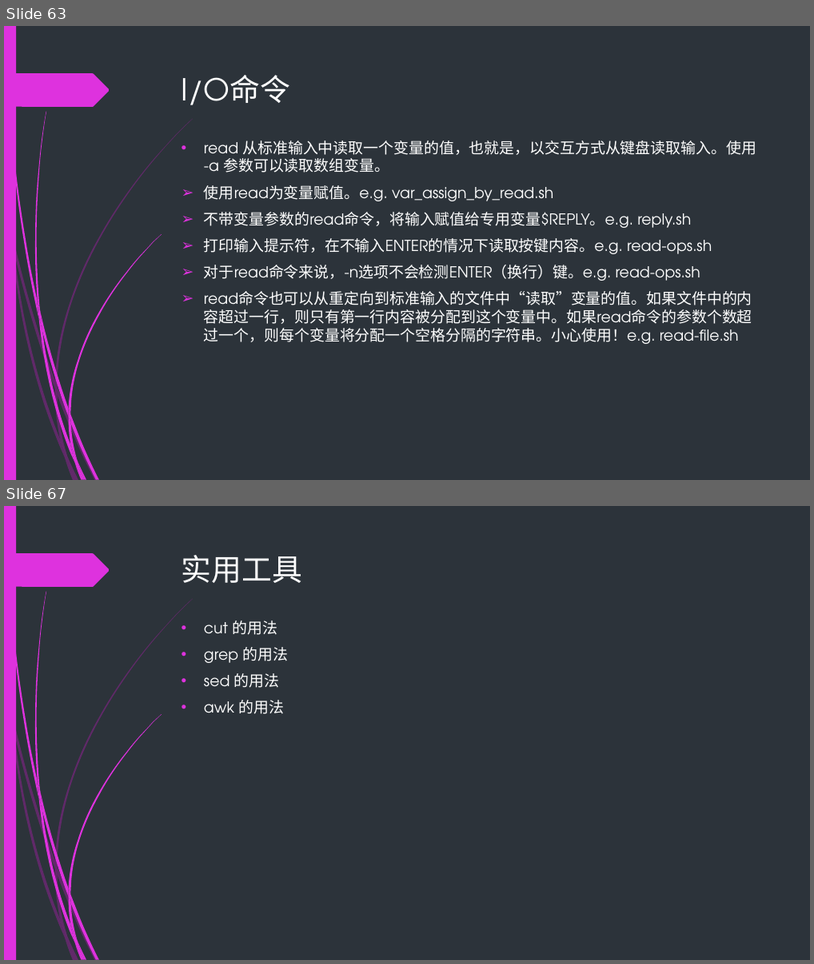
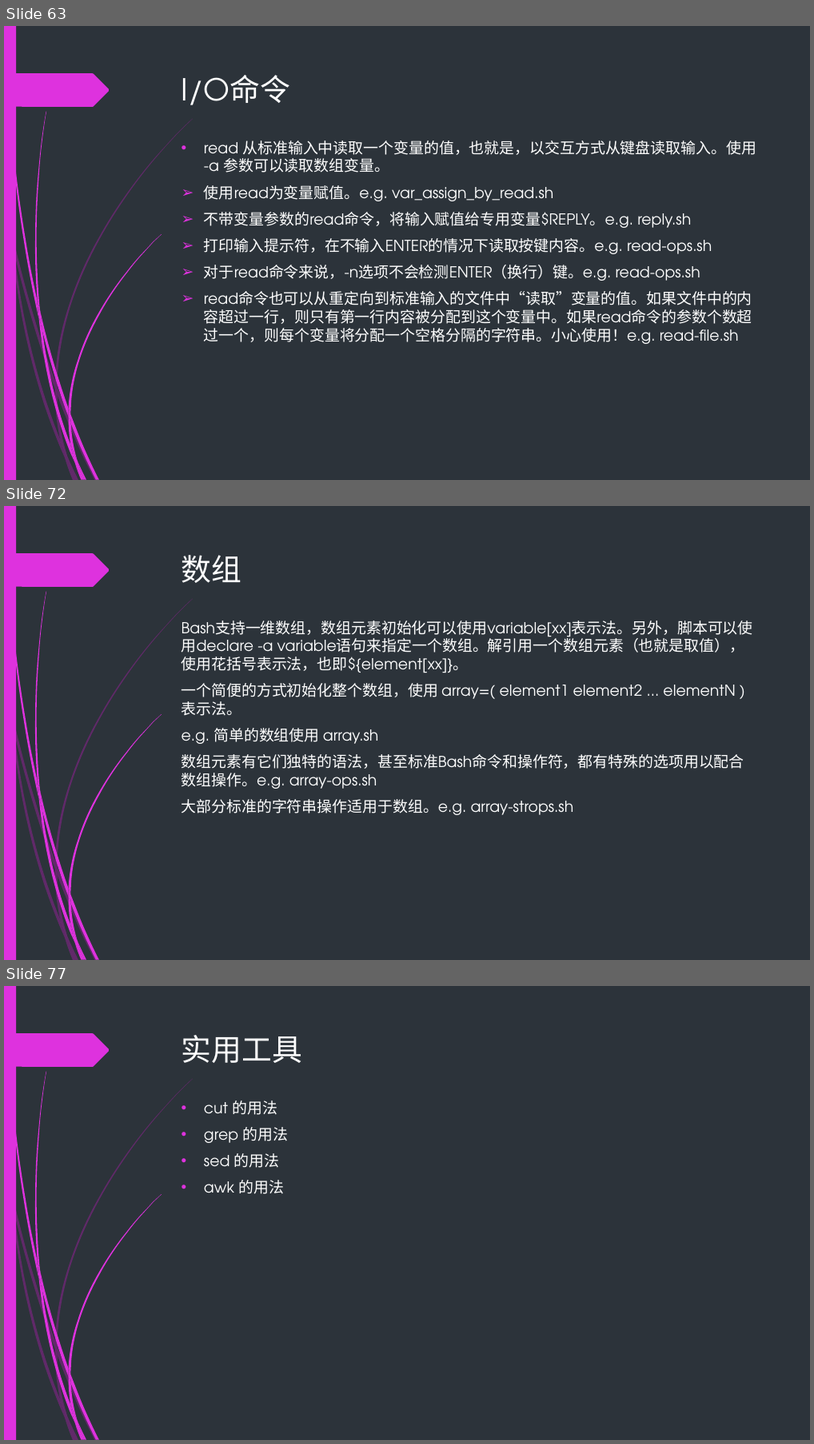
Before and after one commit to backup-ci/abs-train, a slide deck: Bash-scripting-guid.pptx. Shown one above the other, each under a label of ours: slides 63 and 67 before the commit, slides 63, 72 and 77 after it; the slides between them are not shown. The pictures are 814x964 and 814x1444 pixels, drawn with LibreOffice and Linux fonts; fonts in the diff are those of the drawing. Boxes give left, top, right and bottom in pixels: in the first picture for what was removed or moved away, otherwise in the second. Text is boxed around its words. In the diff, an @@ line names an element or a change of style, - is before the commit and + after.

```diff
--- a/Bash-scripting-guid.pptx
+++ b/Bash-scripting-guid.pptx
@@ slide 72 added at [4,506,810,960], background #2C333A; not listed: 24 template elements that a slide beside it also shows @@
@@ title added at [182,555,242,583], 36 pt, text #FFFFFF @@
+数组
@@ text added at [182,620,754,815], 18 pt, text #FFFFFF @@
+Bash支持一维数组，数组元素初始化可以使用variable[xx]表示法。另外，脚本可以使用declare -a variable语句来指定一个数组。解引用一个数组元素（也就是取值），使用花括号表示法，也即${element[xx]}。
+一个简便的方式初始化整个数组，使用 array=( element1 element2 ... elementN ) 表示法。
+e.g. 简单的数组使用 array.sh
+数组元素有它们独特的语法，甚至标准Bash命令和操作符，都有特殊的选项用以配合数组操作。e.g. array-ops.sh
+大部分标准的字符串操作适用于数组。e.g. array-strops.sh
@@ what was slide 67 is now slide 77 @@
```
Also in this commit, not shown: 5 slides changed, 9 other slides added, 15 other files.
